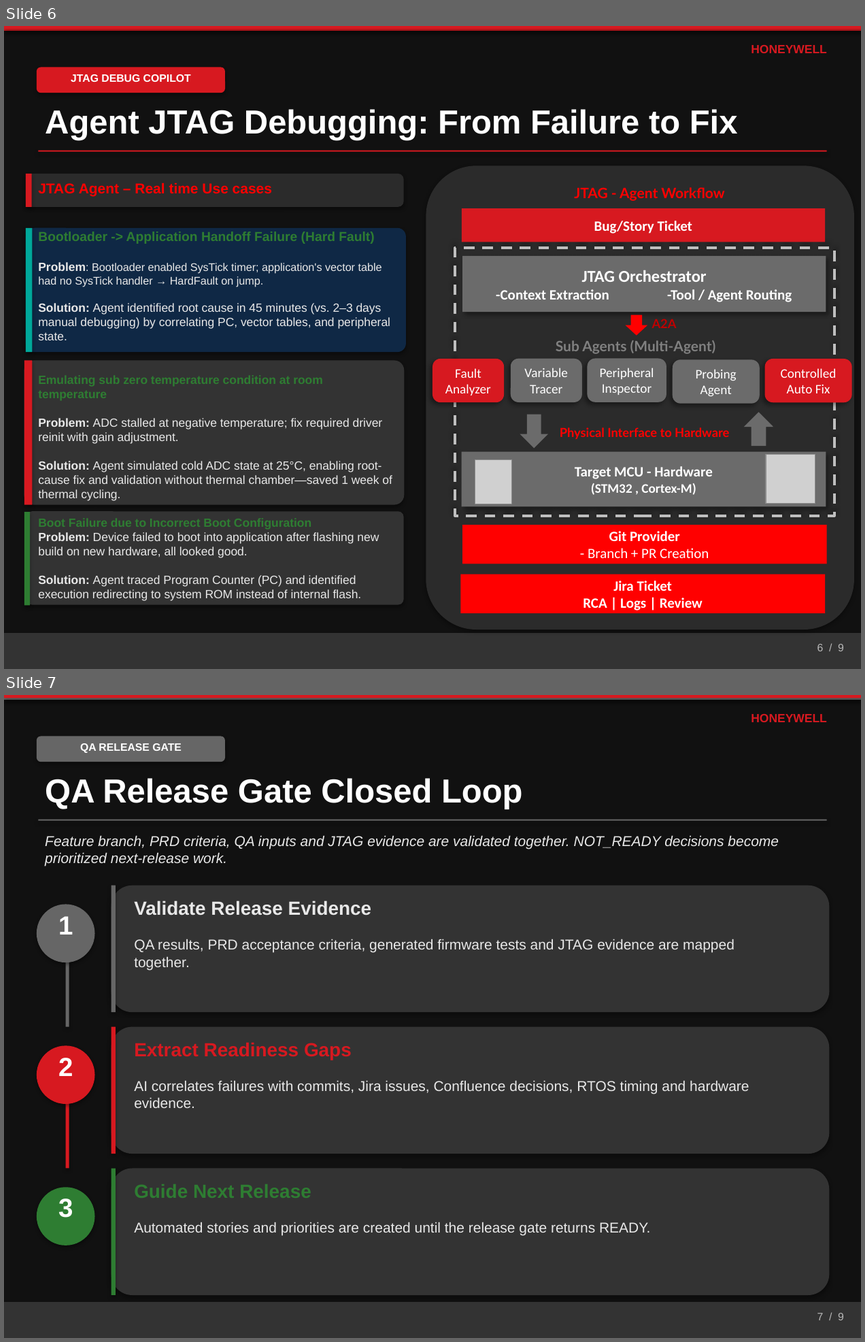
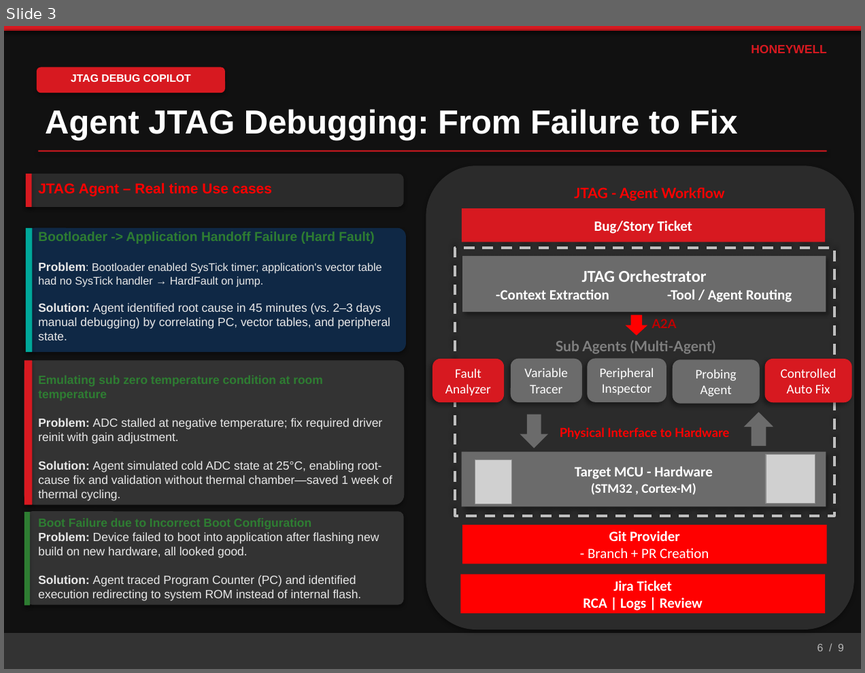
Before and after one commit to shyamnexus/HON_PPT, a slide deck: AI-Driven Embedded Product Lifecycle OrchestratorV10.pptx. Shown one above the other, each under a label of ours: slides 6 and 7 before the commit, slide 3 after it. The pictures are 865x1342 and 865x673 pixels, drawn with LibreOffice and Linux fonts; fonts in the diff are those of the drawing; grey boxes stand for pictures. Boxes give left, top, right and bottom in pixels: in the first picture for what was removed or moved away, otherwise in the second. Text is boxed around its words. In the diff, an @@ line names an element or a change of style, - is before the commit and + after.

```diff
--- a/AI-Driven Embedded Product Lifecycle OrchestratorV10.pptx
+++ b/AI-Driven Embedded Product Lifecycle OrchestratorV10.pptx
@@ slide 7 removed at (x1=4, y1=695, x2=861, y2=1338), background #FFFFFF @@
@@ rectangle removed at (x1=4, y1=695, x2=861, y2=1338) @@
@@ rectangle removed at (x1=4, y1=695, x2=861, y2=700) @@
@@ rectangle removed at (x1=4, y1=695, x2=861, y2=698) @@
@@ text removed at (x1=751, y1=714, x2=826, y2=722) @@
-HONEYWELL
@@ rounded rectangle removed at (x1=37, y1=736, x2=225, y2=762) @@
@@ text removed at (x1=80, y1=743, x2=181, y2=753) @@
-QA RELEASE GATE
@@ text removed at (x1=45, y1=778, x2=523, y2=809) @@
-QA Release Gate Closed Loop
@@ rectangle removed at (x1=38, y1=819, x2=827, y2=821) @@
@@ text removed at (x1=45, y1=835, x2=779, y2=866) @@
-Feature branch, PRD criteria, QA inputs and JTAG evidence are validated together. NOT_READY decisions become prioritized next-release work.
@@ rounded rectangle removed at (x1=111, y1=885, x2=829, y2=1012) @@
@@ rectangle removed at (x1=111, y1=885, x2=116, y2=1012) @@
@@ ellipse removed at (x1=37, y1=904, x2=95, y2=962) @@
@@ text removed at (x1=58, y1=916, x2=73, y2=934) @@
-1
@@ text removed at (x1=134, y1=900, x2=372, y2=915) @@
-Validate Release Evidence
@@ text removed at (x1=134, y1=939, x2=734, y2=970) @@
-QA results, PRD acceptance criteria, generated firmware tests and JTAG evidence are mapped together.
@@ rectangle removed at (x1=66, y1=961, x2=69, y2=1027) @@
@@ rounded rectangle removed at (x1=111, y1=1027, x2=829, y2=1153) @@
@@ rectangle removed at (x1=111, y1=1027, x2=116, y2=1153) @@
@@ ellipse removed at (x1=37, y1=1045, x2=95, y2=1104) @@
@@ text removed at (x1=58, y1=1057, x2=73, y2=1076) @@
-2
@@ text removed at (x1=134, y1=1042, x2=351, y2=1060) @@
-Extract Readiness Gaps
@@ text removed at (x1=134, y1=1081, x2=749, y2=1108) @@
-AI correlates failures with commits, Jira issues, Confluence decisions, RTOS timing and hardware evidence.
@@ rectangle removed at (x1=66, y1=1102, x2=69, y2=1168) @@
@@ rounded rectangle removed at (x1=111, y1=1168, x2=829, y2=1295) @@
@@ rectangle removed at (x1=111, y1=1168, x2=116, y2=1295) @@
@@ text removed at (x1=134, y1=1184, x2=311, y2=1198) @@
-Guide Next Release
@@ ellipse removed at (x1=37, y1=1187, x2=95, y2=1245) @@
@@ text removed at (x1=58, y1=1198, x2=73, y2=1217) @@
-3
@@ text removed at (x1=134, y1=1222, x2=650, y2=1236) @@
-Automated stories and priorities are created until the release gate returns READY.
@@ rectangle removed at (x1=4, y1=1302, x2=861, y2=1338) @@
@@ text removed at (x1=817, y1=1312, x2=844, y2=1320) @@
-7 / 9
@@ what was slide 6 is now slide 3 @@
```
Also in this commit, not shown: 1 slide added, 4 other slides removed, 2 other files.
